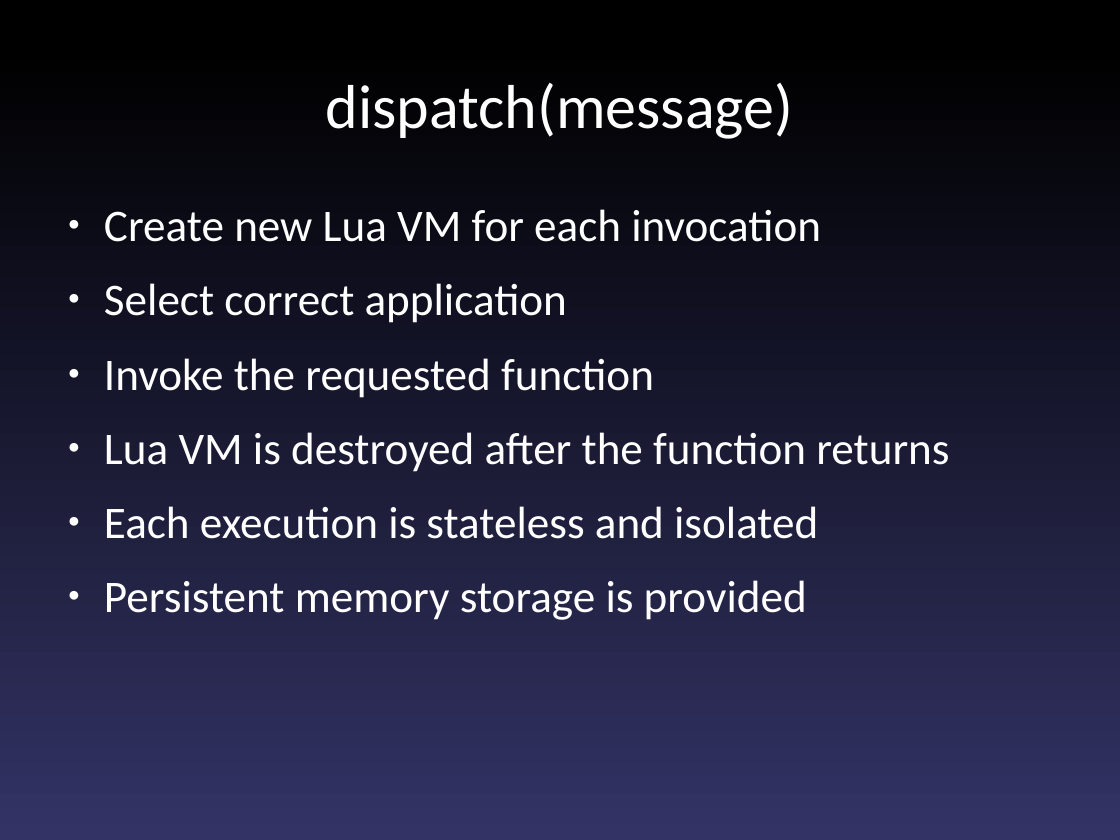
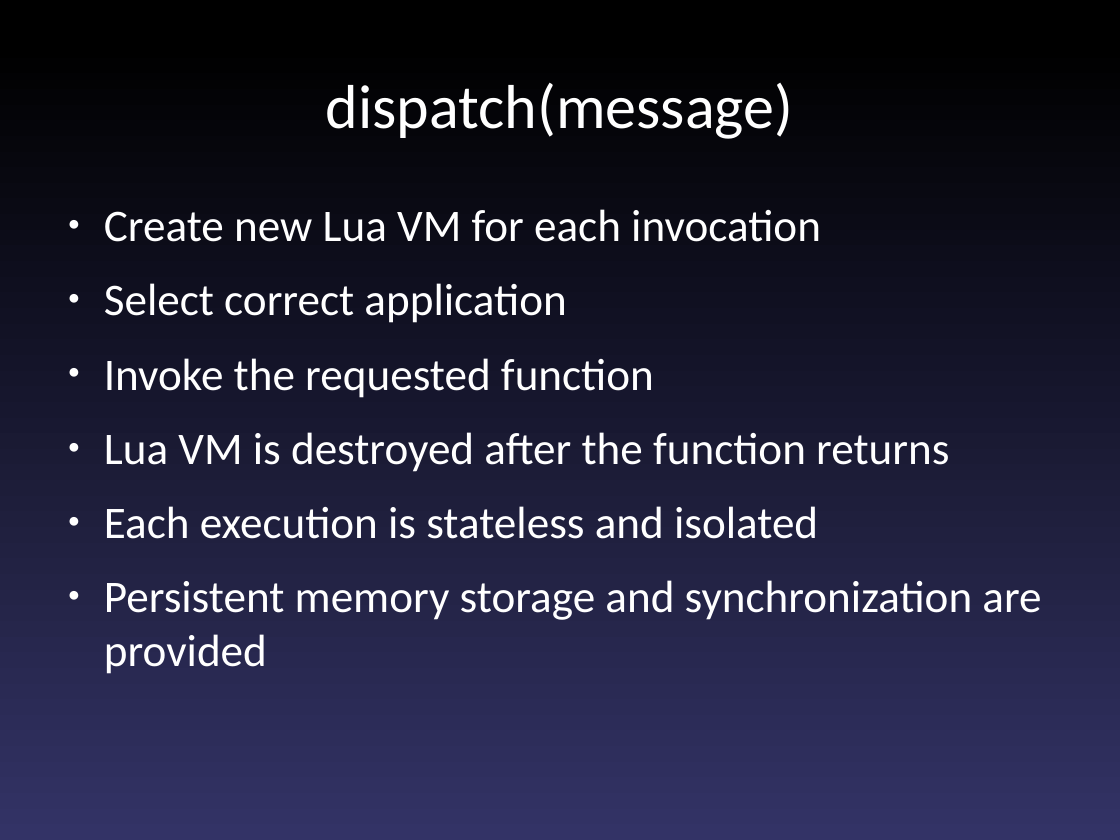
Before and after one commit to fajran/luaspot, a slide deck: slide 8 of doc/presentation/Scriptable Sensor Network.odp. Drawn at 1120x840 pixels with LibreOffice and Linux fonts; fonts in the diff are those of the drawing. Boxes give left, top, right and bottom in pixels: in the first picture for what was removed or moved away, otherwise in the second. Text is boxed around its words. In the diff, an @@ line names an element or a change of style, - is before the commit and + after.

```diff
--- a/doc/presentation/Scriptable Sensor Network.odp
+++ b/doc/presentation/Scriptable Sensor Network.odp
@@ text at [104, 580, 1041, 674]: text changed @@
-● Persistent memory storage is provided
+● Persistent memory storage and synchronization are provided
```
Also in this commit, not shown: 10 other slides changed.
